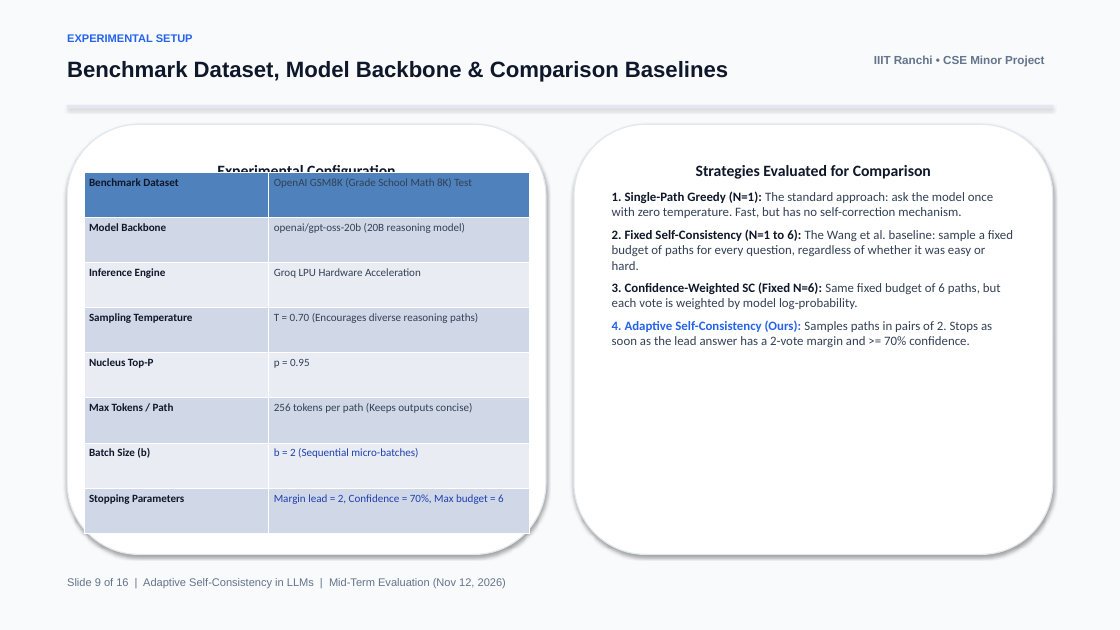
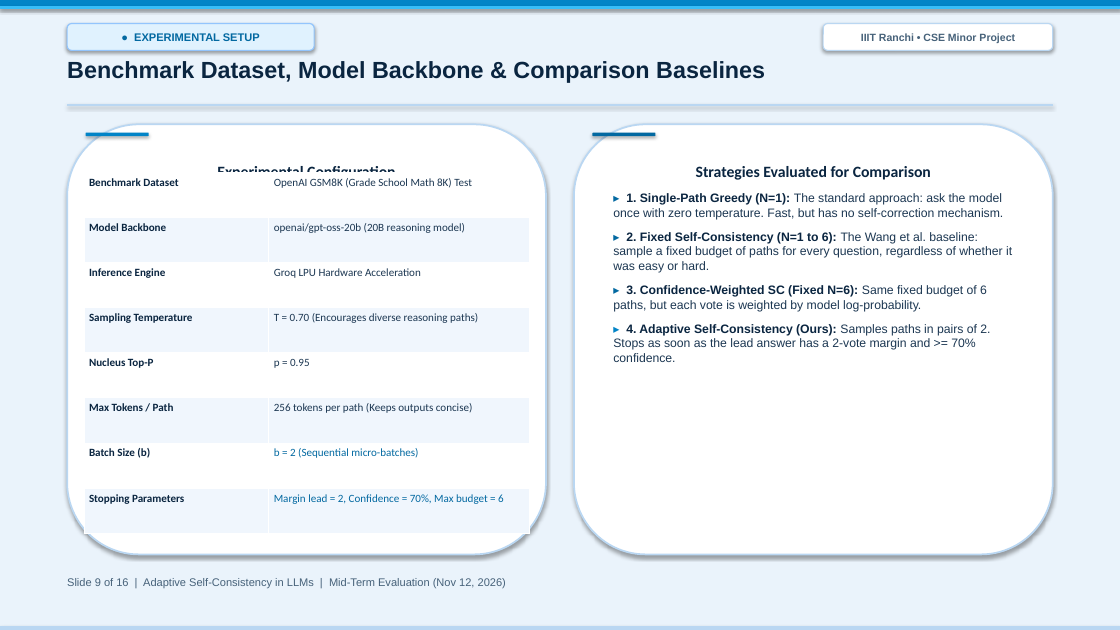
Before and after one commit to AbhinavKr0110/minor_project, a slide deck: slide 9 of presentation.pptx. Drawn at 1120x630 pixels with LibreOffice and Linux fonts; fonts in the diff are those of the drawing. Boxes give left, top, right and bottom in pixels: in the first picture for what was removed or moved away, otherwise in the second. Text is boxed around its words. In the diff, an @@ line names an element or a change of style, - is before the commit and + after.

```diff
--- a/presentation.pptx
+++ b/presentation.pptx
@@ rectangle at <box>0,0,1120,630</box>: fill #F8FAFC to #EAF3FB; outline #F8FAFC 0.75 pt to #EAF3FB 0.75 pt @@
@@ rectangle added at <box>0,0,1120,7</box>, fill #0284C7, outline #0284C7 0.75 pt @@
@@ rectangle added at <box>0,7,1120,8</box>, fill #38BDF8, outline #38BDF8 0.75 pt @@
@@ rounded rectangle "● EXPERIMENTAL SETUP": place and size @@
-rounded rectangle "● EXPERIMENTAL SETUP" at <box>67,34,193,42</box>
+rounded rectangle "● EXPERIMENTAL SETUP" at <box>67,24,314,50</box>
@@ rounded rectangle "● EXPERIMENTAL SETUP" at <box>67,24,314,50</box>: vertical alignment top to middle; fill none to #E0F2FE; outline none to #93C5FD 1 pt; shadow on @@
@@ rounded rectangle "IIIT Ranchi • CSE Minor ...": place and size @@
-rounded rectangle "IIIT Ranchi • CSE Minor ..." at <box>874,55,1044,67</box>
+rounded rectangle "IIIT Ranchi • CSE Minor ..." at <box>823,24,1053,50</box>
@@ rounded rectangle "IIIT Ranchi • CSE Minor ..." at <box>823,24,1053,50</box>: size 10 to 9 pt, text colour #64748B to #47627A; alignment right to centre; vertical alignment top to middle; fill none to #FFFFFF; outline none to #BAD7F2 1 pt; shadow on @@
@@ text "Benchmark Dataset, Model Backbone & ..." at <box>67,61,765,83</box>: size 19 to 20 pt, text colour #0F172A to #0A2540 @@
@@ text in rounded rectangle at <box>134,33,260,41</box>: text changed; text colour #2563EB to #0369A1 @@
-EXPERIMENTAL SETUP
+● EXPERIMENTAL SETUP
@@ rectangle at <box>67,104,1053,106</box>: fill #E2E8F0 to #BAD7F2; outline #E2E8F0 0.75 pt to #BAD7F2 0.75 pt @@
@@ rounded rectangle "Experimental Configuration" at <box>67,124,546,555</box>: text colour #0F172A to #0A2540; outline #E2E8F0 1 pt to #BAD7F2 1.5 pt @@
@@ rounded rectangle added at <box>86,133,149,136</box>, fill #0284C7 @@
@@ rounded rectangle "Strategies Evaluated for Comparison" at <box>574,124,1053,555</box>: outline #E2E8F0 1 pt to #BAD7F2 1.5 pt @@
@@ rounded rectangle added at <box>592,133,655,136</box>, fill #0369A1 @@
@@ table at <box>84,172,529,534</box> @@
@@ fill #4F81BD to #FFFFFF in row 1 @@
@@ fill #D0D8E8 to #F0F6FD in 8 cells @@
@@ fill #E9EDF4 to #FFFFFF in 6 cells @@
@@ text colour #0F172A to #0A2540 in "Benchmark Dataset", "Model Backbone", "Inference Engine", "Sampling Temperature" and 4 more places @@
@@ text colour #334155 to #1C3752 in "OpenAI GSM8K (Grade School Math 8K) Test", "openai/gpt-oss-20b (20B reasoning model)", "Groq LPU Hardware Acceleration", "T = 0.70 (Encourages diverse reasoning paths)" and 2 more places @@
@@ text colour #1E40AF to #0369A1 in "b = 2 (Sequential micro-batches)", "Margin lead = 2, Confidence = 70%, ..." @@
@@ text in rounded rectangle at <box>696,166,931,180</box>: text colour #0F172A to #0A2540 in "Strategies Evaluated for Comparison" @@
@@ text in rounded rectangle at <box>613,193,1012,362</box>: text changed; size 11 to 10.5 pt; font Calibri to Arial; text colour #334155 to #1C3752 @@
-1. Single-Path Greedy (N=1): The standard approach: ask the model once with zero temperature. Fast, but has no self-correction mechanism.
-2. Fixed Self-Consistency (N=1 to 6): The Wang et al. baseline: sample a fixed budget of paths for every question, regardless of whether it was easy or hard.
-3. Confidence-Weighted SC (Fixed N=6): Same fixed budget of 6 paths, but each vote is weighted by model log-probability.
-4. Adaptive Self-Consistency (Ours): Samples paths in pairs of 2. Stops as soon as the lead answer has a 2-vote margin and >= 70% confidence.
+▸ 1. Single-Path Greedy (N=1): The standard approach: ask the model once with zero temperature. Fast, but has no self-correction mechanism.
+▸ 2. Fixed Self-Consistency (N=1 to 6): The Wang et al. baseline: sample a fixed budget of paths for every question, regardless of whether it was easy or hard.
+▸ 3. Confidence-Weighted SC (Fixed N=6): Same fixed budget of 6 paths, but each vote is weighted by model log-probability.
+▸ 4. Adaptive Self-Consistency (Ours): Samples paths in pairs of 2. Stops as soon as the lead answer has a 2-vote margin and >= 70% confidence.
@@ text "Slide 9 of 16 | ..." at <box>67,578,506,588</box>: text colour #64748B to #47627A @@
@@ rectangle added at <box>0,627,1120,630</box>, fill #BAD7F2, outline #BAD7F2 0.75 pt @@
```
Also in this commit, not shown: 15 other slides changed, 4 other files.
